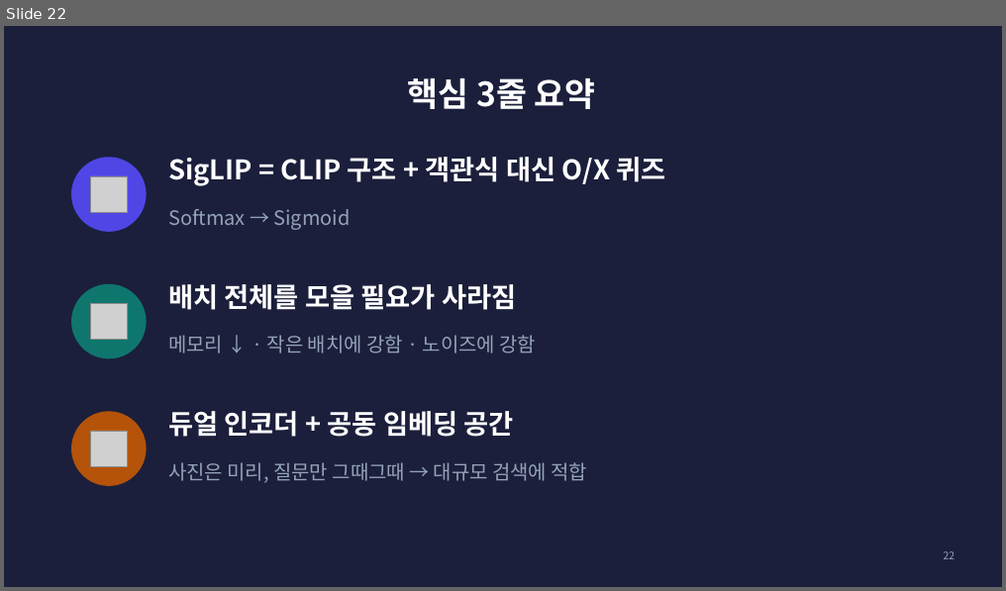
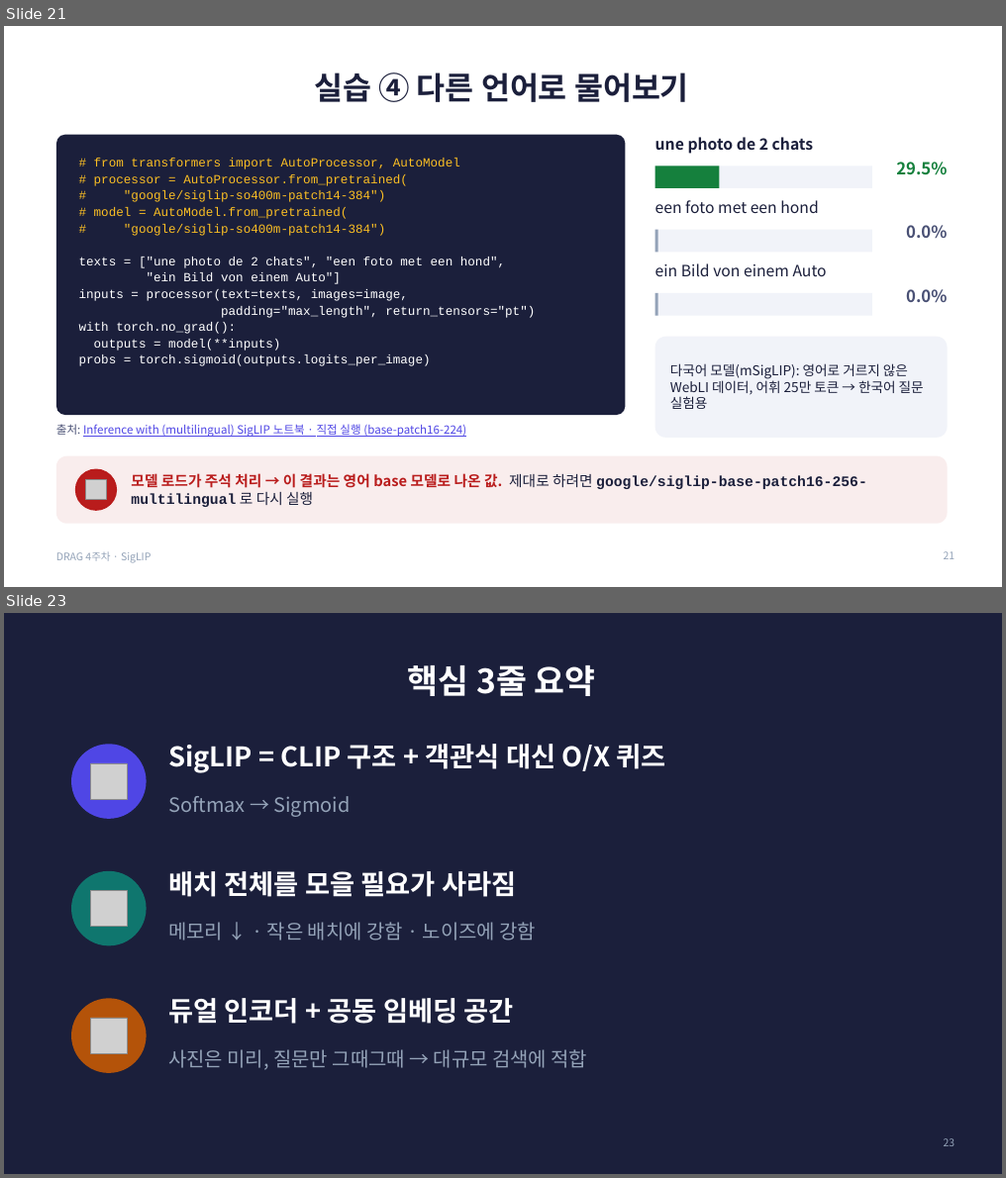
Before and after one commit to gaeun-k/DRAG, a slide deck: week4-siglip/김가은/SigLIP_4주차_발표.pptx. Shown one above the other, each under a label of ours: slide 22 before the commit, slides 21 and 23 after it; the slides between them are not shown. The pictures are 1006x591 and 1006x1178 pixels, drawn with LibreOffice and Linux fonts; fonts in the diff are those of the drawing; grey boxes stand for pictures. Boxes give left, top, right and bottom in pixels: in the first picture for what was removed or moved away, otherwise in the second. Text is boxed around its words. In the diff, an @@ line names an element or a change of style, - is before the commit and + after.

```diff
--- a/week4-siglip/김가은/SigLIP_4주차_발표.pptx
+++ b/week4-siglip/김가은/SigLIP_4주차_발표.pptx
@@ slide 21 added at (4, 26, 1002, 587), background #FFFFFF @@
@@ title added at (314, 73, 689, 102), 30 pt, text #1B1F3B, bold @@
+실습 ④ 다른 언어로 물어보기
@@ rounded rectangle added at (56, 135, 626, 415), fill #1B1F3B @@
@@ text added at (655, 137, 814, 154), 15 pt, text #1B1F3B, bold @@
+une photo de 2 chats
@@ text added at (79, 158, 535, 367), 12 pt, text #FFFFFF @@
+# from transformers import AutoProcessor, AutoModel
+# processor = AutoProcessor.from_pretrained(
+# "google/siglip-so400m-patch14-384")
+# model = AutoModel.from_pretrained(
+# "google/siglip-so400m-patch14-384")
+texts = ["une photo de 2 chats", "een foto met een hond",
+"ein Bild von einem Auto"]
+inputs = processor(text=texts, images=image,
+padding="max_length", return_tensors="pt")
+with torch.no_grad():
+outputs = model(**inputs)
+probs = torch.sigmoid(outputs.logits_per_image)
@@ rectangle added at (655, 166, 872, 188), fill #F1F3F9 @@
@@ rectangle added at (655, 166, 720, 188), fill #15803D @@
@@ text added at (896, 162, 946, 175), 16 pt, text #15803D, bold @@
+29.5%
@@ text added at (655, 200, 818, 213), 15 pt, text #1B1F3B @@
+een foto met een hond
@@ rectangle added at (655, 230, 872, 252), fill #F1F3F9 @@
@@ rectangle added at (655, 230, 658, 252), fill #94A3B8 @@
@@ text added at (906, 225, 946, 238), 16 pt, text #4A5175, bold @@
+0.0%
@@ text added at (655, 264, 827, 276), 15 pt, text #1B1F3B @@
+ein Bild von einem Auto
@@ text added at (906, 289, 946, 302), 16 pt, text #4A5175, bold @@
+0.0%
@@ rectangle added at (655, 293, 872, 316), fill #F1F3F9 @@
@@ rectangle added at (655, 293, 658, 316), fill #94A3B8 @@
@@ rounded rectangle added at (655, 337, 947, 438), fill #F1F3F9 @@
@@ text added at (670, 364, 924, 409), 13 pt, text #1B1F3B @@
+다국어 모델(mSigLIP): 영어로 거르지 않은 WebLI 데이터, 어휘 25만 토큰 → 한국어 질문 실험용
@@ text added at (56, 424, 466, 437), 11 pt, text #4F46E5, underline @@
+출처: Inference with (multilingual) SigLIP 노트북 · 직접 실행 (base-patch16-224)
@@ rounded rectangle added at (56, 457, 947, 524), fill #B91C1C at 8% opacity @@
@@ ellipse added at (75, 470, 117, 511), fill #B91C1C @@
@@ picture added at (86, 480, 107, 500) @@
@@ text added at (131, 473, 867, 507), 14 pt, text #1B1F3B, bold @@
+모델 로드가 주석 처리 → 이 결과는 영어 base 모델로 나온 값. 제대로 하려면 google/siglip-base-patch16-256-multilingual 로 다시 실행
@@ text added at (56, 552, 151, 564), 10 pt, text #94A3B8 @@
+DRAG 4주차 · SigLIP
@@ page number added at (944, 552, 955, 560), 10 pt, text #94A3B8 @@
+21
@@ what was slide 22 is now slide 23 @@
```
Also in this commit, not shown: 2 slides changed, 4 other slides added, 6 slides removed, 1 other file.
